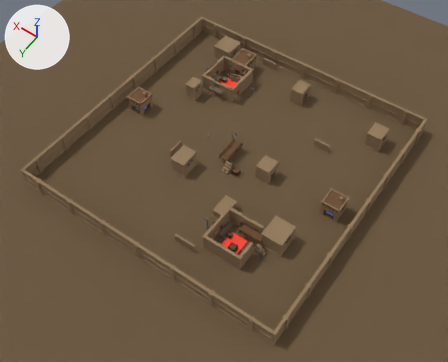
One commit to the glTF model content/maps/de_ash.glb: the scene before it, then after it.
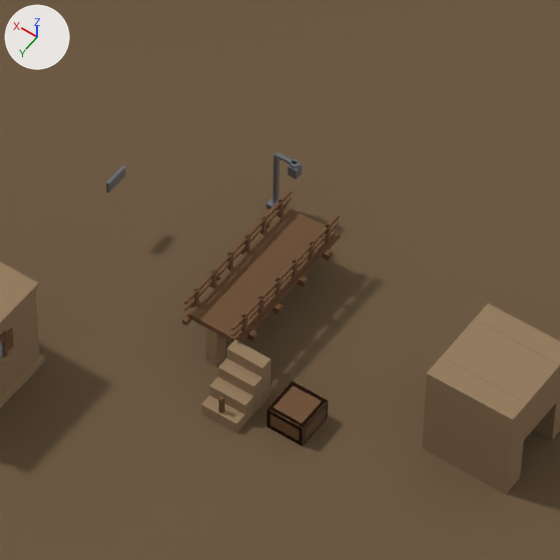
The first picture shows the older version from a 50 mm camera at (-3344.0, 4849.0, 6938.0) aimed at (-129.0, 349.0, -135.0). The close-ups show the older and then the newer version on the part from 43% to 62% of the width and 30% to 54% of the height of that picture. Only the edits that show in the close-ups are written down. The lights are fixed; the arrows at upper left show +X, +Y and +Z. Vertices at exactly the same position are counted once.

Objects in the first close-up: 'box_000_floor', 'box_051_solid', 'box_052_wall', 'box_053_wall', 'box_054_lintel', 'box_055_catwalk', 'box_058_stairs', 'box_059_stairs', 'box_060_stairs', 'box_061_stairs', 'box_097_prop', 'decor_catwalk_055', 'decor_coping_bldg_051', 'decor_crate_frame_097', 'decor_stair_rail_058' and 4 more.
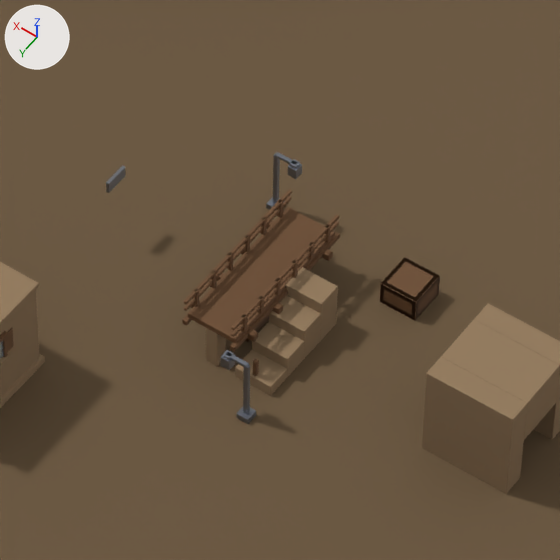
Where the newer file only moved an object's origin or applied its transform, the numbers keep the older frame.

Pixel boxes [x1, y1, x2, y2] of what changed, in the close-ups (560 x 560 px; the box of a moved part takes in the faces that stretch with it):
'box_097_prop', moved: before [267, 382, 328, 446]; after [380, 257, 440, 319]
'box_061_stairs', reshaped, moved (18% wider, 14% taller): before [227, 340, 271, 405]; after [286, 267, 338, 341]
'box_060_stairs', reshaped, moved (18% wider, 14% taller): before [218, 358, 262, 414]; after [269, 295, 321, 359]
'box_059_stairs', reshaped, moved (18% wider, 19% taller): before [210, 377, 254, 423]; after [252, 322, 304, 377]
'box_058_stairs', reshaped, moved (18% wider, 21% taller): before [201, 395, 245, 433]; after [235, 350, 287, 396]
'decor_crate_frame_097', moved: before [267, 381, 328, 446]; after [380, 257, 440, 320]
'decor_street_lamp_05', added: after [220, 350, 256, 424]
'decor_stair_rail_058', reshaped: before [219, 396, 225, 413]; after [253, 359, 259, 376]
part 4 of me_box_061_stairs, moved or reshaped: before [227, 340, 271, 405]; after [286, 268, 338, 341]

Diff of the bpy script that builds the scene:
```diff
--- a/content/maps/de_ash.glb.py
+++ b/content/maps/de_ash.glb.py
@@ me_box_058_stairs @@
-me_box_058_stairs.from_pydata(...)  # 56 vertices, 108 faces; spans x -48.0..48.0, y -16.0..16.0, z -16.0..16.0
+me_box_058_stairs.from_pydata(...)  # 56 vertices, 108 faces; spans x -48.0..48.0, y -32.0..32.0, z -16.0..16.0
+# me_box_058_stairs part 1: all 28 vertices in x -48.0..48.0, y 14.8..16.0, z -16.0..16.0 are moved by (0.0, 16.0, 0.0)
+# other edits to the shape of me_box_058_stairs do not show in these pictures
 me_box_058_stairs.materials.append(mat_mat_concrete)
@@ me_box_059_stairs @@
-me_box_059_stairs.from_pydata(...)  # 56 vertices, 108 faces; spans x -48.0..48.0, y -16.0..16.0, z -32.0..32.0
+me_box_059_stairs.from_pydata(...)  # 56 vertices, 108 faces; spans x -48.0..48.0, y -32.0..32.0, z -32.0..32.0
+# me_box_059_stairs part 2: all 28 vertices in x -48.0..48.0, y 14.8..16.0, z -32.0..32.0 are moved by (0.0, 16.0, 0.0)
+# other edits to the shape of me_box_059_stairs do not show in these pictures
 me_box_059_stairs.materials.append(mat_mat_concrete)
@@ me_box_060_stairs @@
-me_box_060_stairs.from_pydata(...)  # 56 vertices, 108 faces; spans x -48.0..48.0, y -16.0..16.0, z -48.0..48.0
+me_box_060_stairs.from_pydata(...)  # 56 vertices, 108 faces; spans x -48.0..48.0, y -32.0..32.0, z -48.0..48.0
+# me_box_060_stairs part 3: all 28 vertices in x -48.0..48.0, y 14.8..16.0, z -48.0..48.0 are moved by (0.0, 16.0, 0.0)
+# other edits to the shape of me_box_060_stairs do not show in these pictures
 me_box_060_stairs.materials.append(mat_mat_concrete)
@@ me_box_061_stairs @@
-me_box_061_stairs.from_pydata(...)  # 56 vertices, 108 faces; spans x -48.0..48.0, y -16.0..16.0, z -64.0..64.0
+me_box_061_stairs.from_pydata(...)  # 56 vertices, 108 faces; spans x -48.0..48.0, y -32.0..32.0, z -64.0..64.0
+# me_box_061_stairs part 4: all 28 vertices in x -48.0..48.0, y 14.8..16.0, z -64.0..64.0 are moved by (0.0, 16.0, 0.0)
+# other edits to the shape of me_box_061_stairs do not show in these pictures
 me_box_061_stairs.materials.append(mat_mat_concrete)
@@ me_decor_crate_frame_097 @@
-me_decor_crate_frame_097.from_pydata(...)  # 288 vertices, 528 faces; spans x -298.0..-202.0, y 172.0..268.0, z 0.0..64.0
+me_decor_crate_frame_097.from_pydata(...)  # 288 vertices, 528 faces; spans x -298.0..-202.0, y -268.0..-172.0, z 0.0..64.0
+# me_decor_crate_frame_097 part 5: the whole mesh is moved by (0.0, -440.0, 0.0)
 me_decor_crate_frame_097.materials.append(mat_mat_wood)
@@ me_decor_stair_rail_058 @@
-me_decor_stair_rail_058.from_pydata(...)  # 56 vertices, 88 faces; spans x -117.0..-107.0, y 197.0..315.0, z 32.0..78.0
+me_decor_stair_rail_058.from_pydata(...)  # 56 vertices, 88 faces; spans x -117.0..-107.0, y -59.0..187.0, z 32.0..78.0
+# me_decor_stair_rail_058 part 6: the loose piece of 24 vertices spanning x -117.0..-107.0, y 305.0..315.0, z 32.0..78.0 is moved by (0.0, -128.0, 0.0)
+# other edits to the shape of me_decor_stair_rail_058 do not show in these pictures
 me_decor_stair_rail_058.materials.append(mat_mat_wood)
@@ ob_box_058_stairs @@
 ob_box_058_stairs = bpy.data.objects.new('box_058_stairs', me_box_058_stairs)
-ob_box_058_stairs.location = (-112.0, 304.0, 16.0)
+ob_box_058_stairs.location = (-112.0, 160.0, 16.0)
@@ ob_box_059_stairs @@
 ob_box_059_stairs = bpy.data.objects.new('box_059_stairs', me_box_059_stairs)
-ob_box_059_stairs.location = (-112.0, 272.0, 32.0)
+ob_box_059_stairs.location = (-112.0, 96.0, 32.0)
@@ ob_box_060_stairs @@
 ob_box_060_stairs = bpy.data.objects.new('box_060_stairs', me_box_060_stairs)
-ob_box_060_stairs.location = (-112.0, 240.0, 48.0)
+ob_box_060_stairs.location = (-112.0, 32.0, 48.0)
@@ ob_box_061_stairs @@
 ob_box_061_stairs = bpy.data.objects.new('box_061_stairs', me_box_061_stairs)
-ob_box_061_stairs.location = (-112.0, 208.0, 64.0)
+ob_box_061_stairs.location = (-112.0, -32.0, 64.0)
@@ ob_box_097_prop @@
 ob_box_097_prop = bpy.data.objects.new('box_097_prop', me_box_097_prop)
-ob_box_097_prop.location = (-250.0, 220.0, 32.0)
+ob_box_097_prop.location = (-250.0, -220.0, 32.0)
@@ ob_decor_street_lamp_05 @@
+ob_decor_street_lamp_05 = bpy.data.objects.new('decor_street_lamp_05', me_decor_street_lamp_05)  # 120 vertices, 220 faces; spans x -166.0..-88.0, y 254.0..286.0, z 0.0..180.0; in mat_mat_metal (grey #858a94)
+ob_decor_street_lamp_05.location = (0.0, 0.0, 0.0)
```
